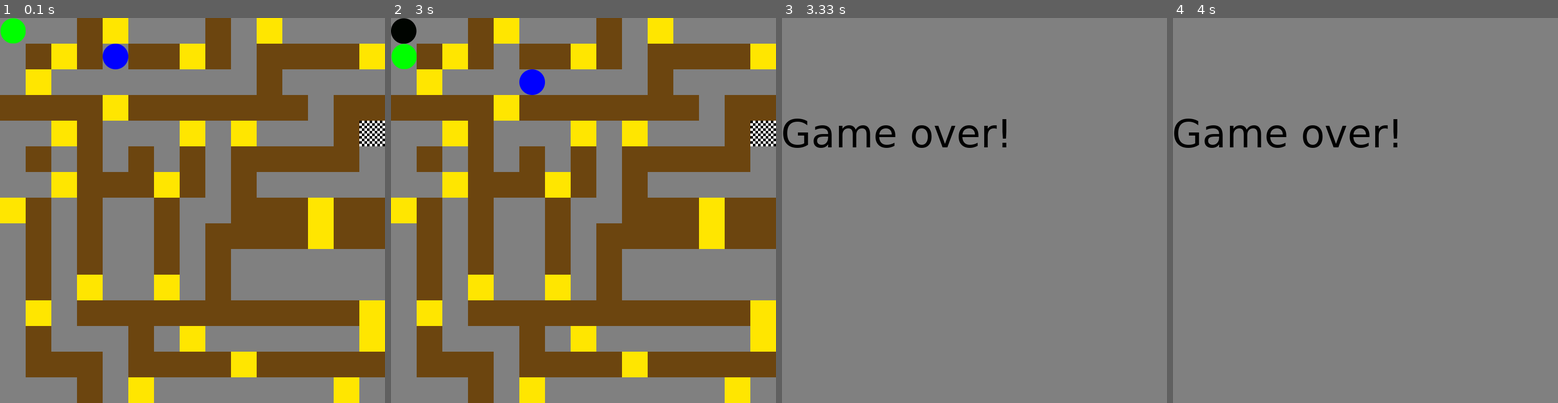
Above: before the commit, frames 1-4 (left to right).
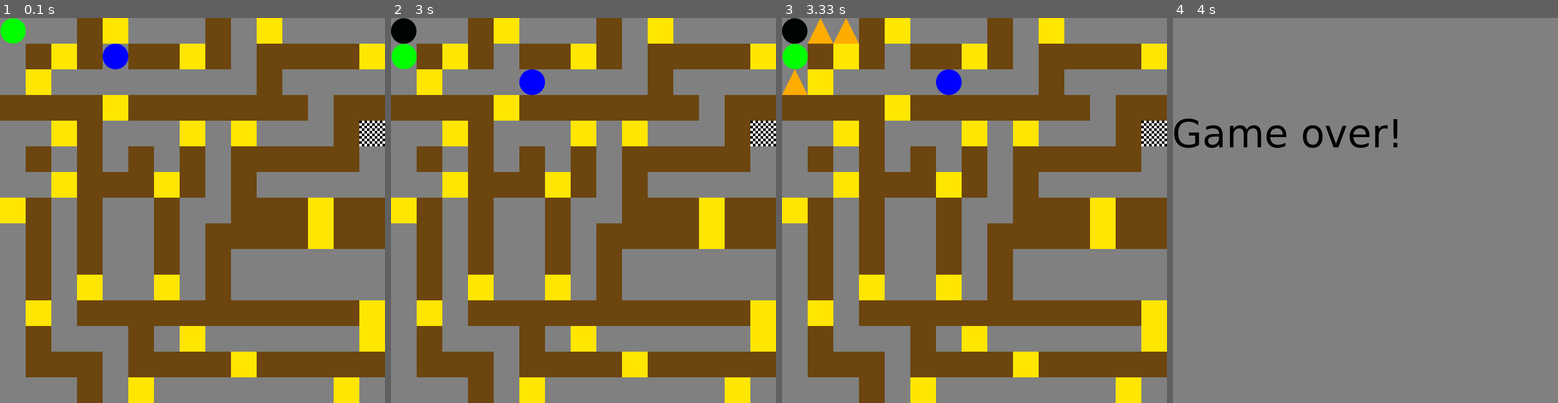
Above: after the commit, the same moments.

Repository: ewenak/simple-bomberman
Game: pygame game, started from main.py
Same seed, same stepped clock (60 frames per second), same inputs: the game is played once before the commit and once after it.
Inputs:
- Up to frame 1 (0.1 s): no input
- Up to frame 2 (3 s): tap Space at 0.33 s; hold Left 0.67-1.2 s; hold Down 1.23-1.7 s; hold Up 2.17-2.53 s
- Up to frame 3 (3.33 s): no input
- Up to frame 4 (4 s): no input

Frames 1-2 are identical in both runs. In frame 3, 54% of the frame differs, in the area x 0-100%, y 0-100%; in frame 4, nothing differs.

Commit message:
Fix start button and game over image

Diff:
--- a/bomberman/backend/brython/display.py
+++ b/bomberman/backend/brython/display.py
@@ -5,14 +5,6 @@
 unremoveable_objects = []
 
 images = {}
-# images = { filename: html.IMG(src=filename) for filename in [constants.bomb_image,
-#                                                              constants.destroyable_wall_image,
-#                                                              constants.fire_image,
-#                                                              constants.game_over_image,
-#                                                              constants.goal_image,
-#                                                              constants.player_image,
-#                                                              constants.robot_image,
-#                                                              constants.wall_image] }
 
 
 class Window:
@@ -77,4 +69,4 @@
     grid.reload()
     player.continue_ = False
     window.fill(constants.background_color)
-    window.ctx.drawImage(images[constants.game_over_image], 0, 181)
+    window.ctx.drawImage(html.IMG(src=constants.game_over_image), 0, constants.dimensions[1] / 2)
--- a/bomberman/common.py
+++ b/bomberman/common.py
@@ -219,11 +219,14 @@
         By default, force is one"""
         self.hp -= force
         if self.hp < 1:
-            display.game_over(self.window, self.grid, self)
+            game_over(self.window, self.grid, self)
 
     def on_explode(self):
         """Called when player explodes"""
-        game_over(self.window, self.grid, self)
+        # In brython version, the timers are not cancelled so the screen is
+        # redrawn when the bomb has finished to explode. So we wait before
+        # showing the "Game over!" text.
+        Timer(constants.bomb_explosion_duration, lambda: game_over(self.window, self.grid, self)).start()
 
 
 class Bomb(GridObject):
--- a/brython_main.py
+++ b/brython_main.py
@@ -21,10 +21,6 @@
 level = common.Level(window, grid, constants.level_file)
 level.render()
 players = level.players
-
-def start(e):
-    level.start()
-document['start'].bind('click', start)
 
 def keydown(event):
     print(event.key, repr(event.code), players)
